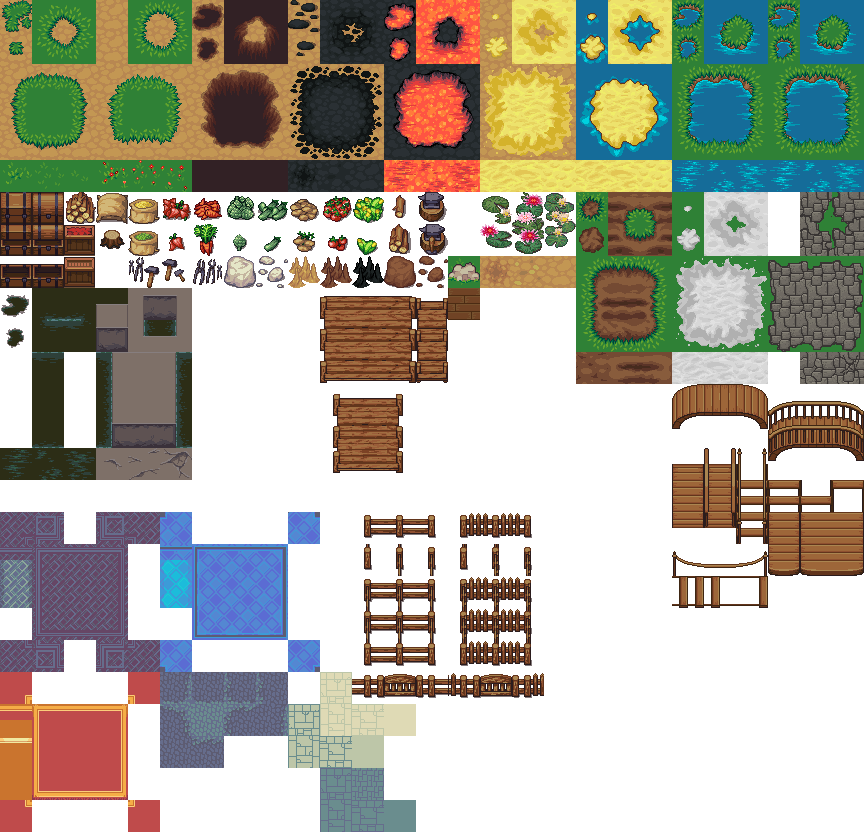
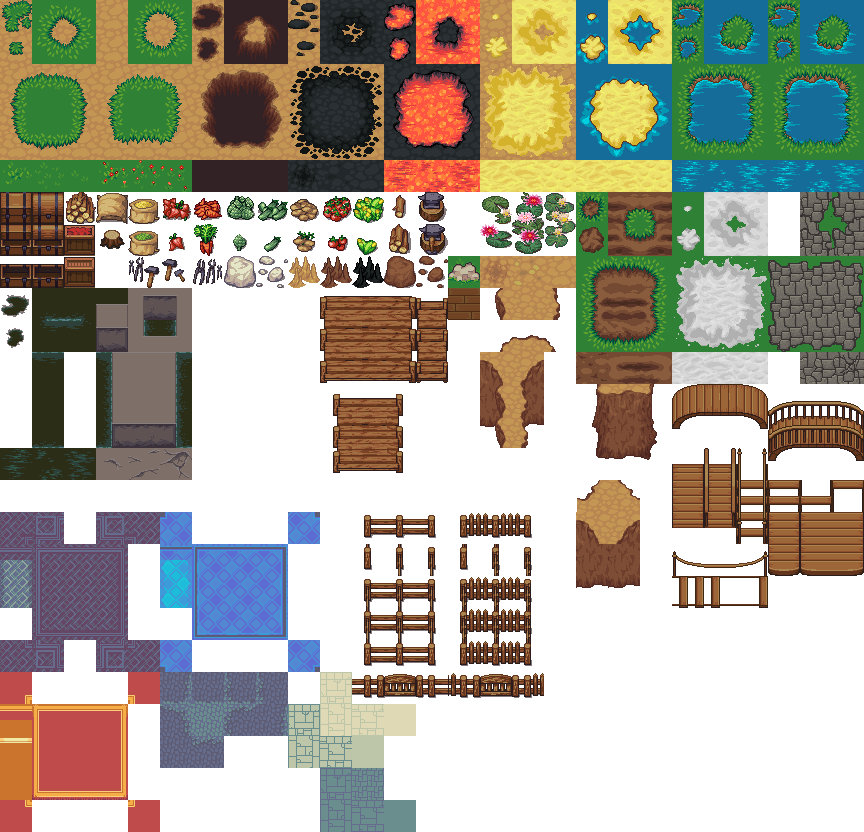
Revision of a layered 864 × 832 image; what changed, layer by layer:
painted on "lpc.png" over [480, 288, 657, 588]
